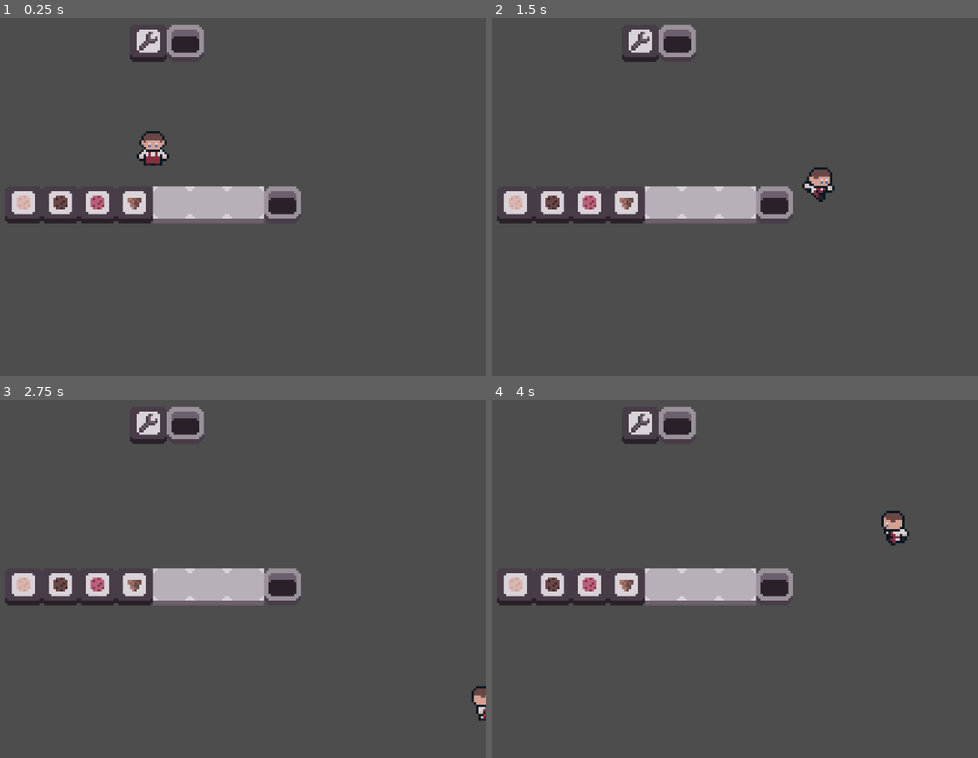
Above: before the commit, frames 1-4 (two rows, left to right).
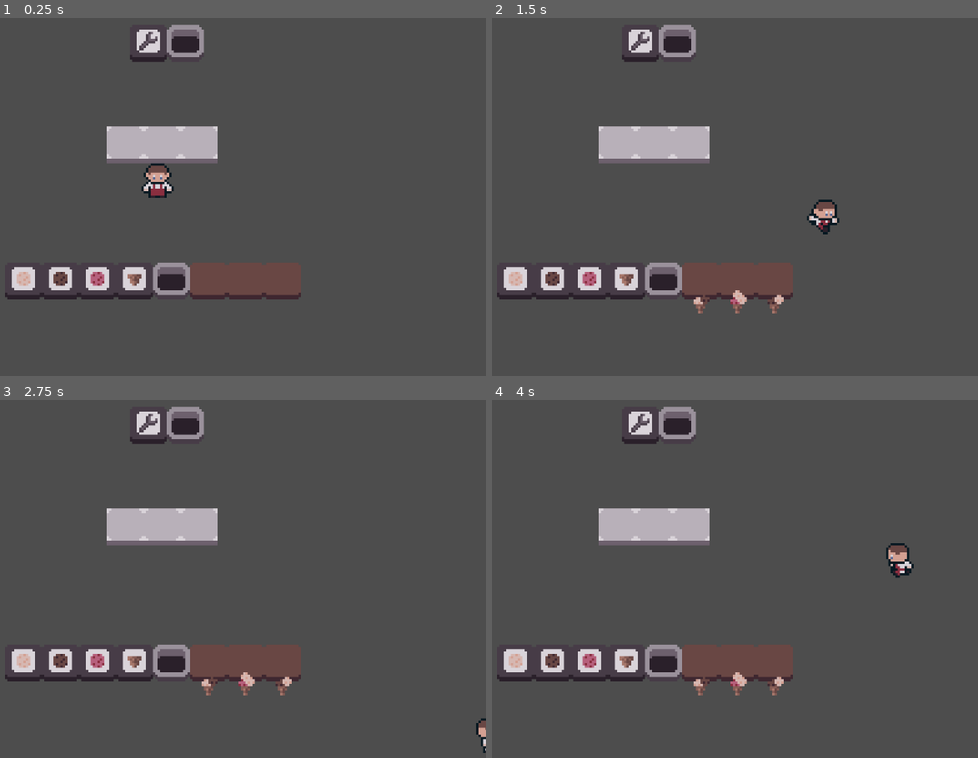
Above: after the commit, the same moments.

Repository: ToBinio/ice-truck
Game: Godot game, scene res://main.tscn
Same seed, same stepped clock (60 frames per second), same inputs: the game is played once before the commit and once after it.
Inputs:
- Up to frame 1 (0.25 s): no input
- Up to frame 2 (1.5 s): hold Right (right) 0.53-1.28 s; hold E (interact) 0.53-1.28 s; hold Down (down) from 1.28 s (still down); tap E (interact) at 1.35 s
- Up to frame 3 (2.75 s): release Down (down) at 2.03 s; hold Right (right) from 2.03 s (still down); hold E (interact) from 2.03 s (still down)
- Up to frame 4 (4 s): release Right (right) at 2.78 s; release E (interact) at 2.78 s; hold Up (up) 2.78-3.53 s; tap E (interact) at 2.85 s; tap Enter at 3.5 s; hold Left (left) from 3.53 s (still down); hold E (interact) from 3.53 s (still down)

The runs differ from the first frame. In frame 1, 12% of the frame differs, in the area x 1-62%, y 30-79%; in frame 2, 12%, in the area x 1-72%, y 30-83%; in frame 3, 12%; in frame 4, 12%.

Commit message:
generate random tasks - resolves #2

Diff:
--- a/Interactables/Interactable.tscn
+++ b/Interactables/Interactable.tscn
@@ -17,10 +17,9 @@
 
 [node name="Overlay" type="Sprite2D" parent="."]
 unique_name_in_owner = true
-modulate = Color(1, 1, 1, 0.784314)
+modulate = Color(1, 1, 1, 0.392157)
 z_index = 1
 y_sort_enabled = true
-texture = SubResource("PlaceholderTexture2D_nuwr0")
 
 [node name="Sprite2D" type="Sprite2D" parent="."]
 unique_name_in_owner = true
--- /dev/null
+++ b/Interactables/Service/Service.tscn
@@ -0,0 +1,55 @@
+[gd_scene load_steps=15 format=3 uid="uid://kc1yw2x7uvuk"]
+
+[ext_resource type="PackedScene" uid="uid://ck4hakxpc68dk" path="res://Interactables/Interactable.tscn" id="1_njncs"]
+[ext_resource type="Script" uid="uid://bcnxfvv3xn3ky" path="res://Interactables/Service/service.gd" id="2_1o6vg"]
+[ext_resource type="Texture2D" uid="uid://cdhmsviqsaw6n" path="res://Interactables/Service/service.png" id="3_7d57v"]
+[ext_resource type="Script" uid="uid://b1gl3od3uby36" path="res://Items/Ingredient/ice_ingredient.gd" id="3_uxhjx"]
+[ext_resource type="Resource" uid="uid://cpnl4lkcotet3" path="res://Items/Ingredient/Ingredients/ice_chocolate.tres" id="4_myjxr"]
+[ext_resource type="Resource" uid="uid://s8nlqrc0s2mq" path="res://Items/Ingredient/Ingredients/ice_strawberry.tres" id="5_2hnnq"]
+[ext_resource type="Resource" uid="uid://cpsmhquju0ld2" path="res://Items/Ingredient/Ingredients/ice_vanilla.tres" id="6_n83t4"]
+[ext_resource type="Script" uid="uid://fkdliok7ftoe" path="res://Items/Ingredient/base_ingredient.gd" id="7_4rbit"]
+[ext_resource type="Resource" uid="uid://b4eeu8gem8aqi" path="res://Items/Ingredient/Ingredients/cone.tres" id="8_2hnnq"]
+[ext_resource type="PackedScene" uid="uid://bgem4m2tr8uk0" path="res://Items/Holdable/ItemHoldable.tscn" id="10_n83t4"]
+
+[sub_resource type="AtlasTexture" id="AtlasTexture_7d57v"]
+atlas = ExtResource("3_7d57v")
+region = Rect2(0, 0, 18, 0)
+
+[sub_resource type="AtlasTexture" id="AtlasTexture_uxhjx"]
+atlas = ExtResource("3_7d57v")
+region = Rect2(36, 0, 18, 0)
+
+[sub_resource type="AtlasTexture" id="AtlasTexture_1ltcq"]
+atlas = ExtResource("3_7d57v")
+region = Rect2(18, 0, 18, 0)
+
+[sub_resource type="PlaceholderTexture2D" id="PlaceholderTexture2D_ur4n8"]
+size = Vector2(10, 10)
+
+[node name="Interactable" instance=ExtResource("1_njncs")]
+script = ExtResource("2_1o6vg")
+possible_ice = Array[ExtResource("3_uxhjx")]([ExtResource("4_myjxr"), ExtResource("5_2hnnq"), ExtResource("6_n83t4")])
+possible_base = Array[ExtResource("7_4rbit")]([ExtResource("8_2hnnq")])
+texture = SubResource("AtlasTexture_7d57v")
+broken_texture = SubResource("AtlasTexture_uxhjx")
+highlight_texture = SubResource("AtlasTexture_1ltcq")
+
+[node name="Timer" type="Timer" parent="." index="0"]
+unique_name_in_owner = true
+autostart = true
+
+[node name="Sprite2D" parent="." index="2"]
+texture = SubResource("AtlasTexture_7d57v")
+
+[node name="ItemDisplay" parent="." index="4" instance=ExtResource("10_n83t4")]
+unique_name_in_owner = true
+position = Vector2(0, 9)
+
+[node name="Task" type="Node2D" parent="." index="5"]
+unique_name_in_owner = true
+position = Vector2(0, 16)
+
+[node name="Sprite2D" type="Sprite2D" parent="Task" index="0"]
+texture = SubResource("PlaceholderTexture2D_ur4n8")
+
+[connection signal="timeout" from="Timer" to="." method="_on_timer_timeout"]
--- /dev/null
+++ b/Interactables/Service/service.gd
@@ -0,0 +1,82 @@
+extends Interactable
+
+@export var possible_ice: Array[IceIngredient]
+@export var possible_base: Array[BaseIngredient]
+
+@onready var item_display: ItemHoldable = %ItemDisplay
+@onready var task_node: Node2D = %Task
+
+var _show_task: bool = false
+var task: ItemResource
+
+func _process(delta: float) -> void:
+	super(delta)
+
+	if _show_task:
+		task_node.show()
+	else:
+		task_node.hide()
+
+	_show_task = false
+
+func interact(player: Player):
+	if super(player):
+		return
+
+	if(task.is_same(player.item)):
+		task = null
+		_display_task()
+		print("Served correcly")
+	else:
+		print("nope")
+
+	player.item = null
+
+func try_interact(player: Player):
+	super(player)
+	_show_task = true
+
+func can_interact(player: Player):
+	if super(player) != null:
+		return super(player)
+
+	return player.item and player.item.basic == null;
+
+var i = 0;
+func _display_task():
+	item_display.item = task
+
+	for child in task_node.get_children():
+		child.free()
+
+	if not task:
+		return
+
+	i = 0
+
+	var add_icon = func(ingredient:Ingredient):
+		var sprite = Sprite2D.new()
+		sprite.texture = ingredient.icon_texture
+		sprite.position.y = i / 2 * 10
+		sprite.position.x = -5 if i % 2 == 0 else 5
+
+		task_node.add_child(sprite)
+
+		i += 1
+
+	add_icon.call(task.base);
+
+	for ice in task.ice:
+		add_icon.call(ice);
+
+func _on_timer_timeout() -> void:
+	if not task:
+		var item = ItemResource.new()
+
+		item.base = possible_base.pick_random()
+
+		for i in randi_range(1,3):
+			item.ice.append(possible_ice.pick_random())
+
+		task = item
+		_display_task()
--- a/Items/item_resource.gd
+++ b/Items/item_resource.gd
@@ -44,3 +44,12 @@
 		return false
 
 	return true
+
+func is_same(other: ItemResource) -> bool:
+	if basic != other.basic:
+		return false
+	if base != other.base:
+		return false
+	if ice != other.ice:
+		return false
+	return true
--- a/main.tscn
+++ b/main.tscn
@@ -10,6 +10,7 @@
 [ext_resource type="Resource" uid="uid://dwctef6ow7db3" path="res://Items/Ingredient/Ingredients/wrench.tres" id="8_efxa6"]
 [ext_resource type="Resource" uid="uid://cpnl4lkcotet3" path="res://Items/Ingredient/Ingredients/ice_chocolate.tres" id="9_4c57u"]
 [ext_resource type="Resource" uid="uid://cpsmhquju0ld2" path="res://Items/Ingredient/Ingredients/ice_vanilla.tres" id="10_efxa6"]
+[ext_resource type="PackedScene" uid="uid://kc1yw2x7uvuk" path="res://Interactables/Service/Service.tscn" id="11_efxa6"]
 
 [node name="Node2D" type="Node2D"]
 y_sort_enabled = true
@@ -22,26 +23,23 @@
 autostart = true
 
 [node name="Player" parent="." instance=ExtResource("1_ig7tw")]
-position = Vector2(0, -27)
+position = Vector2(2, -13)
 
 [node name="Table2" parent="." instance=ExtResource("2_0xm2m")]
 y_sort_enabled = false
-position = Vector2(24, 0)
-is_broken = false
+position = Vector2(4, -26)
 
 [node name="Table3" parent="." instance=ExtResource("2_0xm2m")]
 y_sort_enabled = false
-position = Vector2(40, 0)
-is_broken = false
+position = Vector2(20, -26)
 
 [node name="Table" parent="." instance=ExtResource("2_0xm2m")]
 y_sort_enabled = false
-position = Vector2(8, 0)
-is_broken = false
+position = Vector2(-12, -26)
 
 [node name="Trash" parent="." instance=ExtResource("6_7mycd")]
 y_sort_enabled = false
-position = Vector2(56, 0)
+position = Vector2(8, 33)
 is_broken = false
 
 [node name="Trash2" parent="." instance=ExtResource("6_7mycd")]
@@ -52,25 +50,25 @@
 
 [node name="Spawner2" parent="." instance=ExtResource("7_272bh")]
 y_sort_enabled = false
-position = Vector2(-24, 0)
+position = Vector2(-24, 33)
 ingredient = ExtResource("8_5vw27")
 is_broken = false
 
 [node name="Spawner3" parent="." instance=ExtResource("7_272bh")]
 y_sort_enabled = false
-position = Vector2(-40, 0)
+position = Vector2(-40, 33)
 ingredient = ExtResource("9_4c57u")
 is_broken = false
 
 [node name="Spawner4" parent="." instance=ExtResource("7_272bh")]
 y_sort_enabled = false
-position = Vector2(-56, 0)
+position = Vector2(-56, 33)
 ingredient = ExtResource("10_efxa6")
 is_broken = false
 
 [node name="Spawner" parent="." instance=ExtResource("7_272bh")]
 y_sort_enabled = false
-position = Vector2(-8, 0)
+position = Vector2(-8, 33)
 ingredient = ExtResource("4_lquwl")
 is_broken = false
 
@@ -84,4 +82,13 @@
 [node name="Camera2D" type="Camera2D" parent="."]
 zoom = Vector2(4, 4)
 
+[node name="Interactable" parent="." instance=ExtResource("11_efxa6")]
+position = Vector2(24, 33)
+
+[node name="Interactable2" parent="." instance=ExtResource("11_efxa6")]
+position = Vector2(40, 33)
+
+[node name="Interactable3" parent="." instance=ExtResource("11_efxa6")]
+position = Vector2(56, 33)
+
 [connection signal="timeout" from="GameManager/Timer" to="GameManager" method="_on_timer_timeout"]
--- a/player/player.tscn
+++ b/player/player.tscn
@@ -733,4 +733,4 @@
 
 [node name="RayCast2D" type="RayCast2D" parent="."]
 unique_name_in_owner = true
-target_position = Vector2(25, 0)
+target_position = Vector2(15, 0)
Binary file added: Interactables/Service/service.aseprite
Not shown, added: Interactables/Service/service.gd.uid
Binary file added: Interactables/Service/service.png
Not shown, added: Interactables/Service/service.png.import
Not shown: 1 places in main.tscn that only renumber resources
